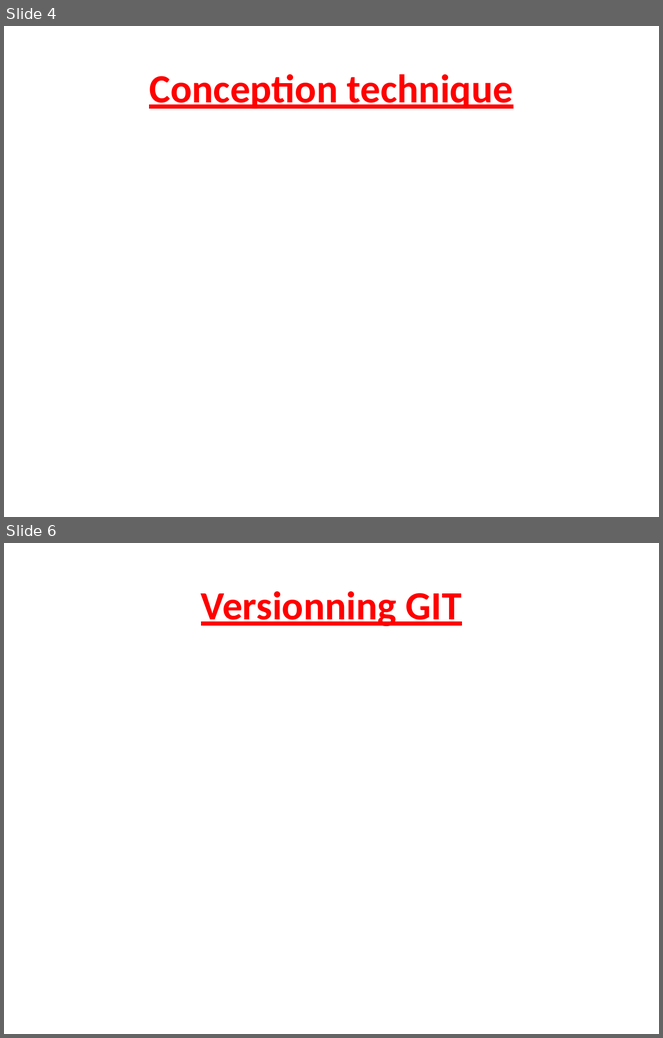
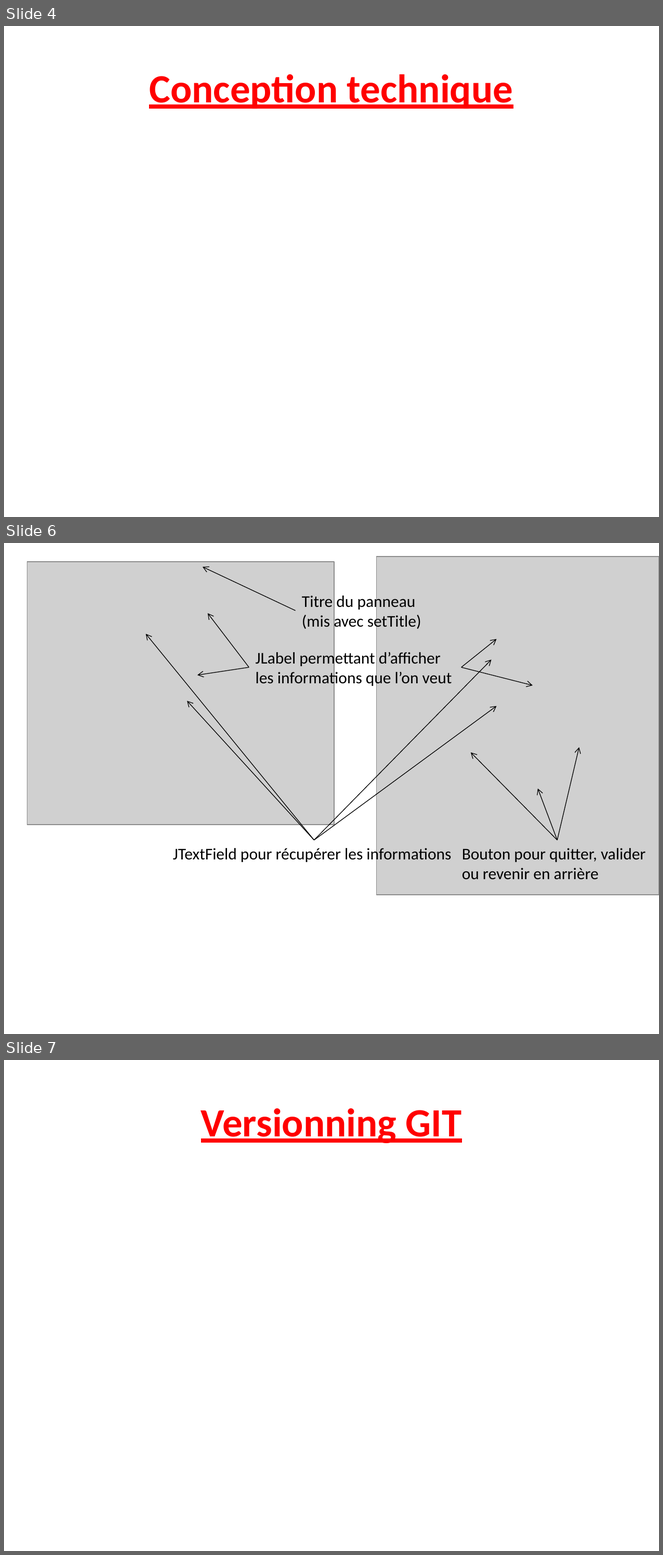
Before and after one commit to Skyfire27/Project-Java, a slide deck: PROJET POO Java/Projet_Java_TAN_RINJARD.pptx. Shown one above the other, each under a label of ours: slides 4 and 6 before the commit, slides 4, 6 and 7 after it; the slides between them are not shown. The pictures are 663x1038 and 663x1555 pixels, drawn with LibreOffice and Linux fonts; fonts in the diff are those of the drawing; grey boxes stand for pictures. Boxes give left, top, right and bottom in pixels: in the first picture for what was removed or moved away, otherwise in the second. Text is boxed around its words. In the diff, an @@ line names an element or a change of style, - is before the commit and + after.

```diff
--- a/PROJET POO Java/Projet_Java_TAN_RINJARD.pptx
+++ b/PROJET POO Java/Projet_Java_TAN_RINJARD.pptx
@@ slide 6 added at (4, 543, 659, 1034), background #FFFFFF @@
@@ picture added at (376, 557, 659, 896) @@
@@ picture added at (27, 562, 334, 825) @@
@@ arrow added from (296, 611) to (203, 566), #000000 0.75 pt @@
@@ text added at (302, 593, 422, 630), 18 pt, text #000000 @@
+Titre du panneau
+(mis avec setTitle)
@@ arrow added from (249, 667) to (208, 613), #000000 0.75 pt @@
@@ arrow added from (314, 840) to (146, 634), #000000 0.75 pt @@
@@ text added at (256, 650, 452, 687), 18 pt, text #000000 @@
+JLabel permettant d’afficher
+les informations que l’on veut
@@ arrow added from (461, 667) to (497, 639), #000000 0.75 pt @@
@@ arrow added from (249, 667) to (197, 676), #000000 0.75 pt @@
@@ arrow added from (314, 840) to (491, 659), #000000 0.75 pt @@
@@ arrow added from (461, 667) to (533, 686), #000000 0.75 pt @@
@@ arrow added from (314, 840) to (188, 701), #000000 0.75 pt @@
@@ arrow added from (314, 840) to (497, 706), #000000 0.75 pt @@
@@ arrow added from (558, 840) to (471, 753), #000000 0.75 pt @@
@@ arrow added from (558, 840) to (579, 747), #000000 0.75 pt @@
@@ arrow added from (558, 840) to (538, 788), #000000 0.75 pt @@
@@ text added at (173, 846, 451, 863), 18 pt, text #000000 @@
+JTextField pour récupérer les informations
@@ text added at (462, 848, 646, 880), 18 pt, text #000000 @@
+Bouton pour quitter, valider
+ou revenir en arrière
@@ what was slide 6 is now slide 7 @@
```
Also in this commit, not shown: 1 slide changed.
